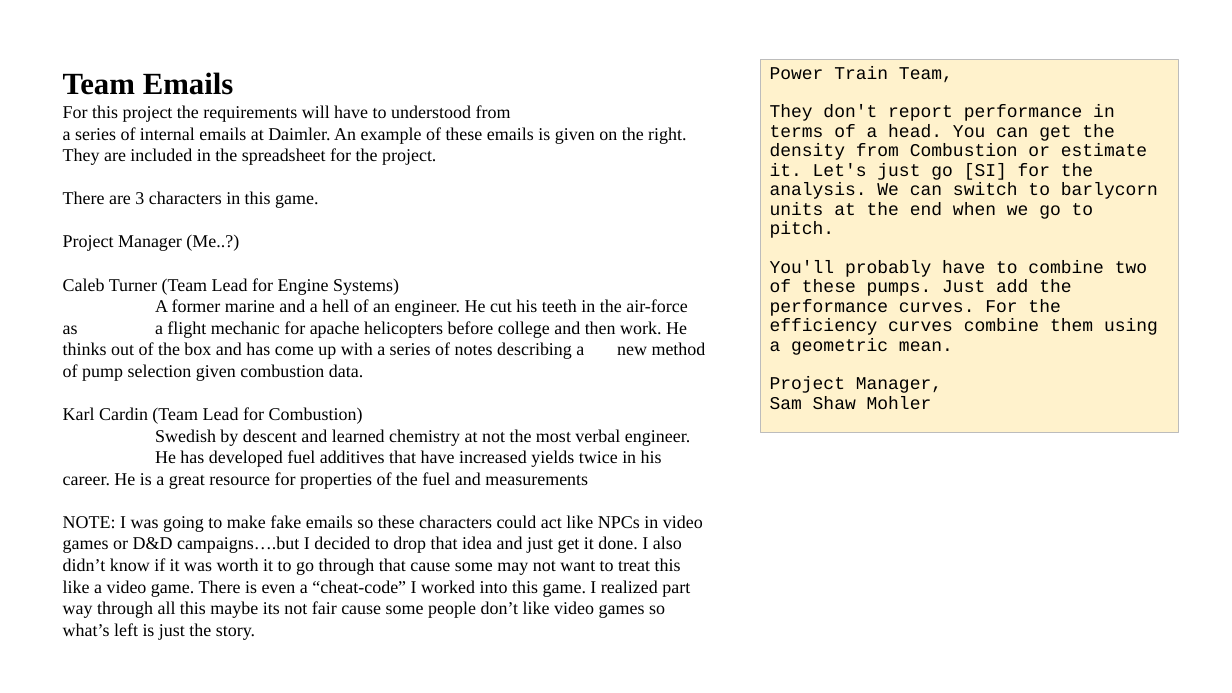
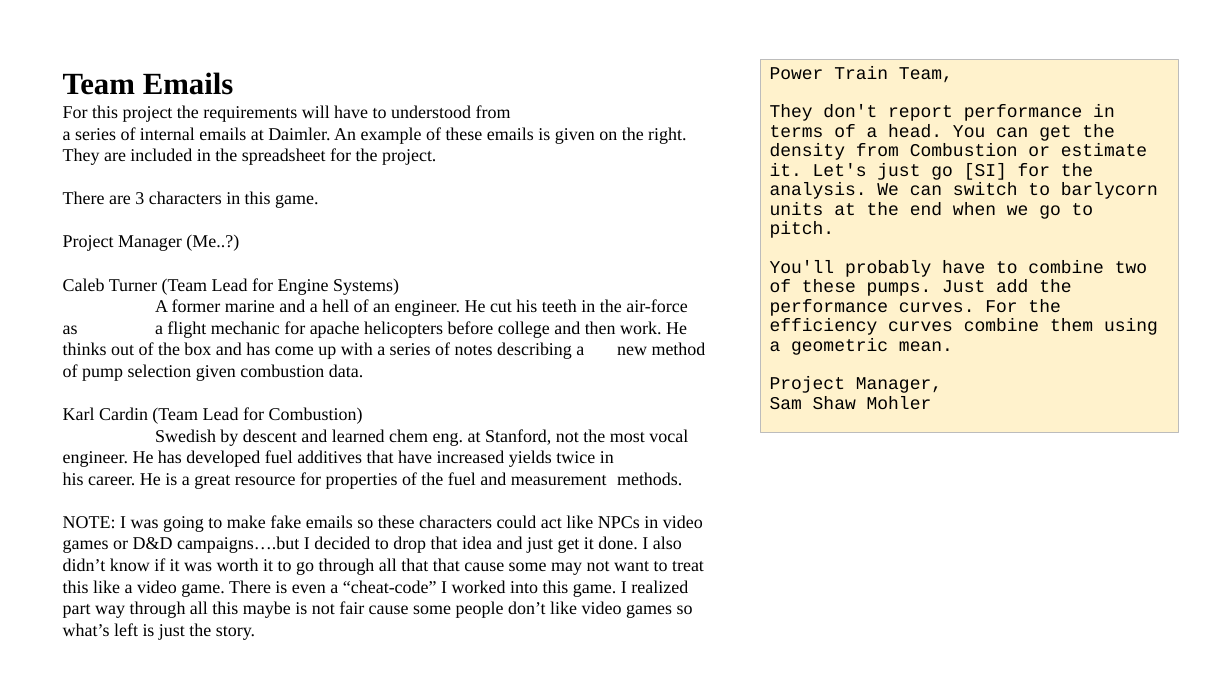
Before and after one commit to smohler/ME322-S20, a slide deck: slide 2 of projects/Project-2.pptx. Drawn at 1232x693 pixels with LibreOffice and Linux fonts; fonts in the diff are those of the drawing. Boxes give left, top, right and bottom in pixels: in the first picture for what was removed or moved away, otherwise in the second. Text is boxed around its words. In the diff, an @@ line names an element or a change of style, - is before the commit and + after.

Commit message:
Project 2 finalized w/ new due date!

```diff
--- a/projects/Project-2.pptx
+++ b/projects/Project-2.pptx
@@ text at bbox=[63, 429, 704, 640]: text changed @@
-Swedish by descent and learned chemistry at not the most verbal engineer.
-He has developed fuel additives that have increased yields twice in his career. He is a great resource for properties of the fuel and measurements
-NOTE: I was going to make fake emails so these characters could act like NPCs in video games or D&D campaigns….but I decided to drop that idea and just get it done. I also didn’t know if it was worth it to go through that cause some may not want to treat this like a video game. There is even a “cheat-code” I worked into this game. I realized part way through all this maybe its not fair cause some people don’t like video games so what’s left is just the story.
+Swedish by descent and learned chem eng. at Stanford, not the most vocal engineer. He has developed fuel additives that have increased yields twice in his career. He is a great resource for properties of the fuel and measurement methods.
+NOTE: I was going to make fake emails so these characters could act like NPCs in video games or D&D campaigns….but I decided to drop that idea and just get it done. I also didn’t know if it was worth it to go through all that that cause some may not want to treat this like a video game. There is even a “cheat-code” I worked into this game. I realized part way through all this maybe is not fair cause some people don’t like video games so what’s left is just the story.
```
Also in this commit, not shown: 3 other slides changed, 3 other files.
